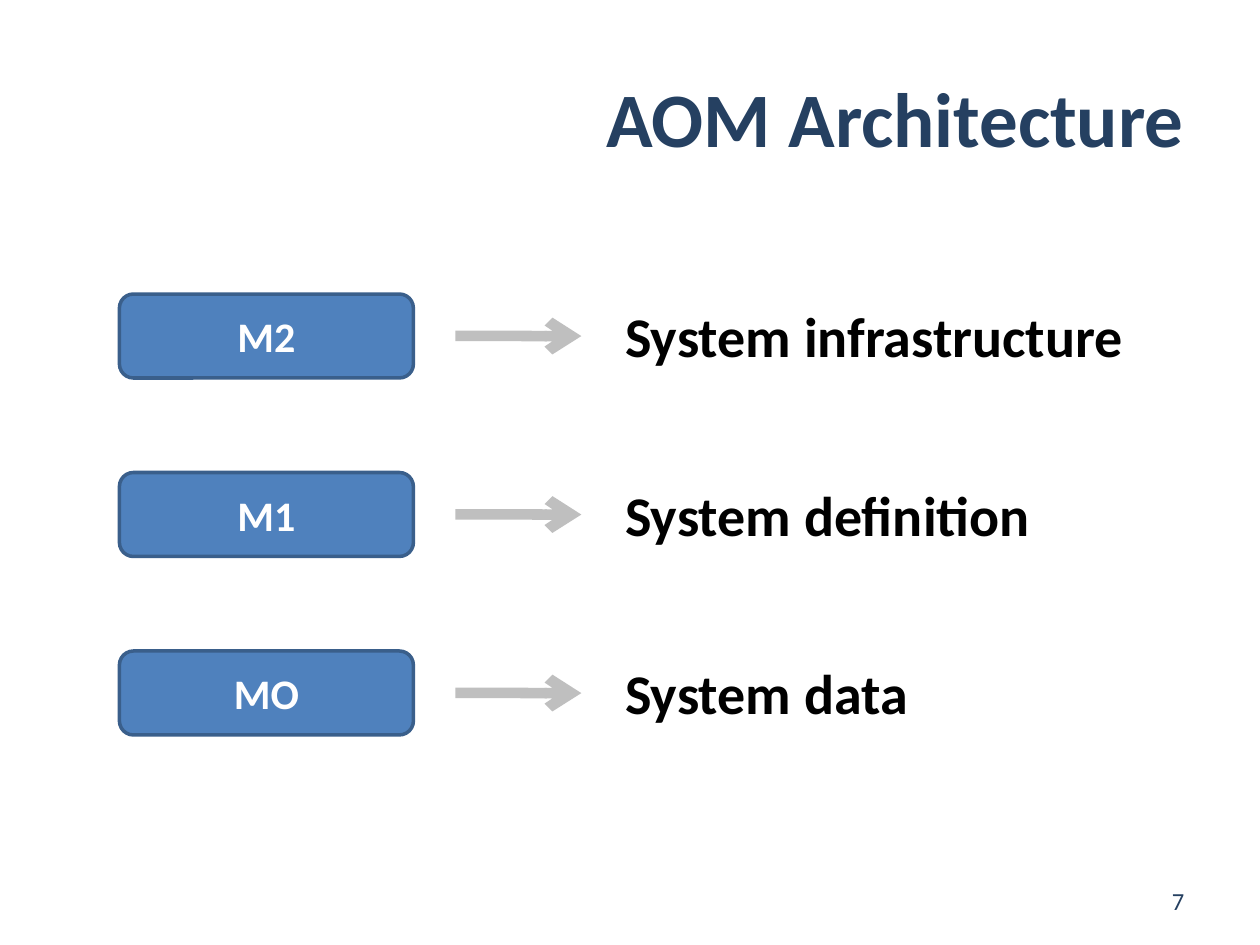
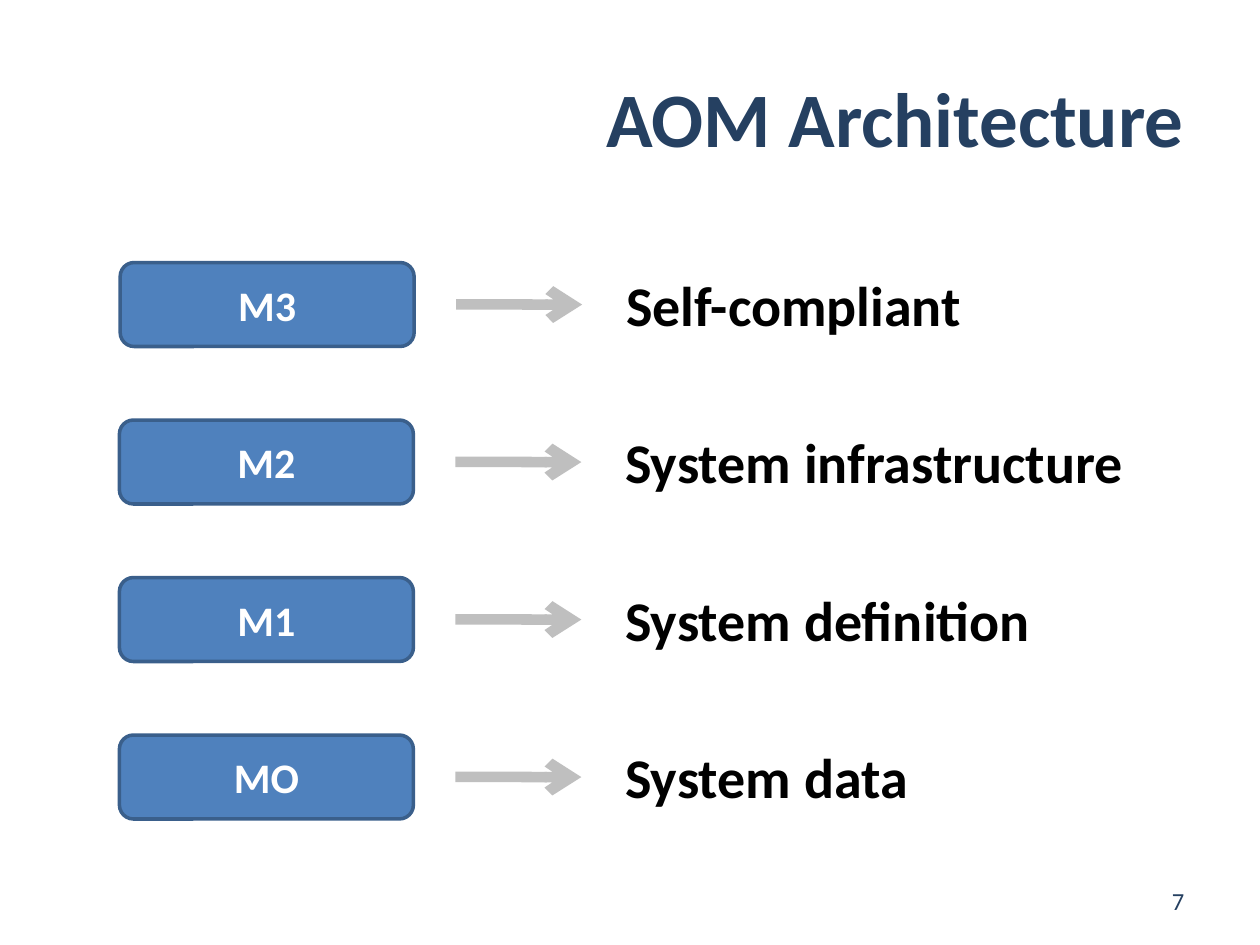
Before and after one commit to jgradim/thesis, a slide deck: slide 7 of presentations/pdis2.pptx. Drawn at 1260x945 pixels with LibreOffice and Linux fonts; fonts in the diff are those of the drawing. Boxes give left, top, right and bottom in pixels: in the first picture for what was removed or moved away, otherwise in the second. Text is boxed around its words. In the diff, an @@ line names an element or a change of style, - is before the commit and + after.

```diff
--- a/presentations/pdis2.pptx
+++ b/presentations/pdis2.pptx
@@ rounded rectangle added at box(120, 262, 413, 346), fill #4F81BD, outline #3A5F8C 2 pt, 24 pt, text #FFFFFF, bold @@
+M3
@@ text added at box(626, 286, 961, 335), 32 pt, text #000000, bold @@
+Self-compliant
@@ arrow added from (456, 305) to (582, 305), #BFBFBF 6 pt @@
@@ 1 rounded rectangle, 1 text, 1 arrow: place and size @@
-1 rounded rectangle, 1 text, 1 arrow at box(120, 294, 1123, 378)
+1 rounded rectangle, 1 text, 1 arrow at box(120, 420, 1123, 504)
@@ 1 rounded rectangle, 1 text, 1 arrow: place and size @@
-1 rounded rectangle, 1 text, 1 arrow at box(120, 472, 1029, 557)
+1 rounded rectangle, 1 text, 1 arrow at box(120, 577, 1029, 662)
@@ 1 rounded rectangle, 1 text, 1 arrow: place and size @@
-1 rounded rectangle, 1 text, 1 arrow at box(120, 651, 908, 736)
+1 rounded rectangle, 1 text, 1 arrow at box(120, 735, 908, 819)
```
Also in this commit, not shown: 5 other slides changed, 1 other file.
